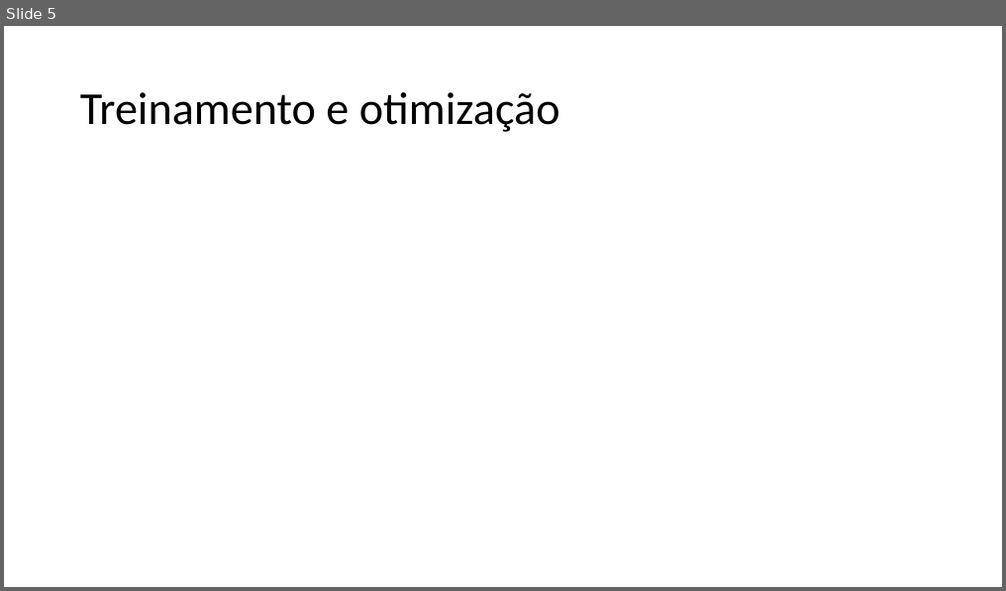
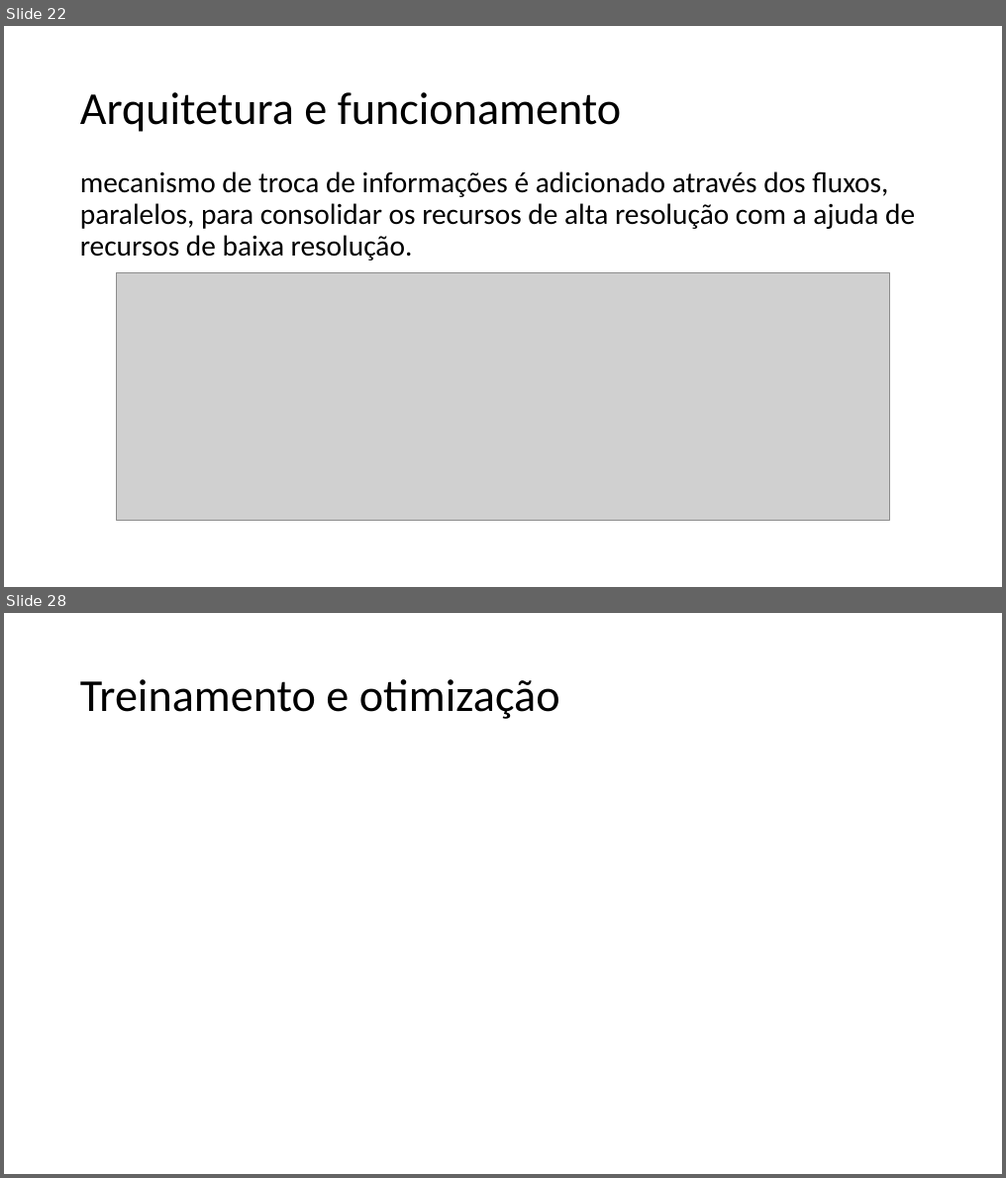
Before and after one commit to HyAgOsK/Research-Machine-Laerning-models, a slide deck: Seminário MirNet/TP558_X_Template.pptx. Shown one above the other, each under a label of ours: slide 5 before the commit, slides 22 and 28 after it; the slides between them are not shown. The pictures are 1006x591 and 1006x1178 pixels, drawn with LibreOffice and Linux fonts; fonts in the diff are those of the drawing; grey boxes stand for pictures. Boxes give left, top, right and bottom in pixels: in the first picture for what was removed or moved away, otherwise in the second. Text is boxed around its words. In the diff, an @@ line names an element or a change of style, - is before the commit and + after.

```diff
--- a/Seminário MirNet/TP558_X_Template.pptx
+++ b/Seminário MirNet/TP558_X_Template.pptx
@@ slide 22 added at [4, 26, 1002, 587], background #FFFFFF @@
@@ title added at [80, 92, 621, 132], 44 pt, text #000000 @@
+Arquitetura e funcionamento
@@ text added at [80, 172, 915, 261], 28 pt, text #000000 @@
+mecanismo de troca de informações é adicionado através dos fluxos, paralelos, para consolidar os recursos de alta resolução com a ajuda de recursos de baixa resolução.
@@ picture added at [116, 274, 889, 521] @@
@@ what was slide 5 is now slide 28 @@
```
Also in this commit, not shown: 2 slides changed, 24 other slides added, 2 slides removed, 5 other files.
